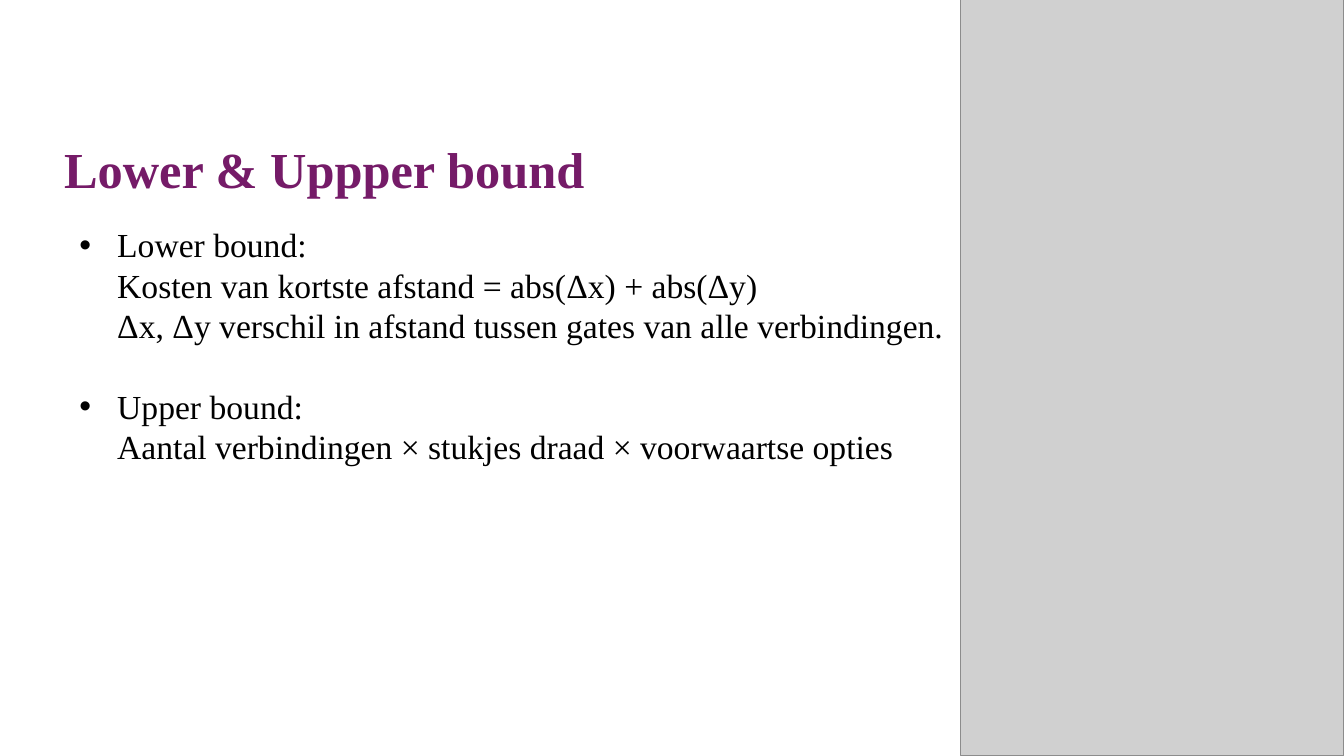
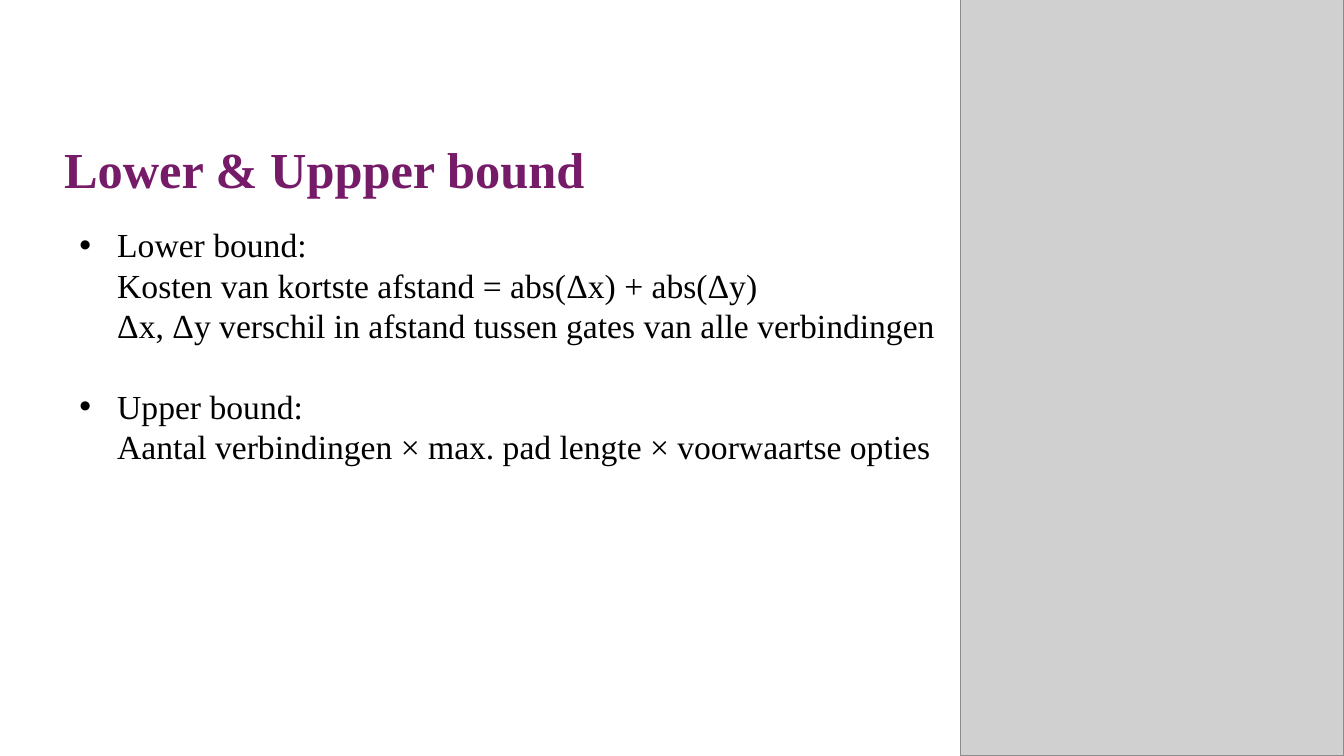
Before and after one commit to lisaeindhoven/chips-and-circuits, a slide deck: slide 11 of docs/Schutte_Eindhoven_vdLaan_C&C.pptx (slide 8 before the commit). Drawn at 1344x756 pixels with LibreOffice and Linux fonts; fonts in the diff are those of the drawing; grey boxes stand for pictures; background and template pictures are left out. Boxes give left, top, right and bottom in pixels: in the first picture for what was removed or moved away, otherwise in the second. Text is boxed around its words. In the diff, an @@ line names an element or a change of style, - is before the commit and + after.

```diff
--- a/docs/Schutte_Eindhoven_vdLaan_C&C.pptx
+++ b/docs/Schutte_Eindhoven_vdLaan_C&C.pptx
@@ text at (x1=117, y1=233, x2=934, y2=466): text changed @@
-    • Lower bound:
-      Kosten van kortste afstand = abs(Δx) + abs(Δy)
-      Δx, Δy verschil in afstand tussen gates van alle verbindingen.
-    • Upper bound:
-      Aantal verbindingen × stukjes draad × voorwaartse opties
+    • Lower bound:
+      Kosten van kortste afstand = abs(Δx) + abs(Δy)
+      Δx, Δy verschil in afstand tussen gates van alle verbindingen
+    • Upper bound:
+      Aantal verbindingen × max. pad lengte × voorwaartse opties
```
Also in this commit, not shown: 10 other slides changed, 3 slides added.
